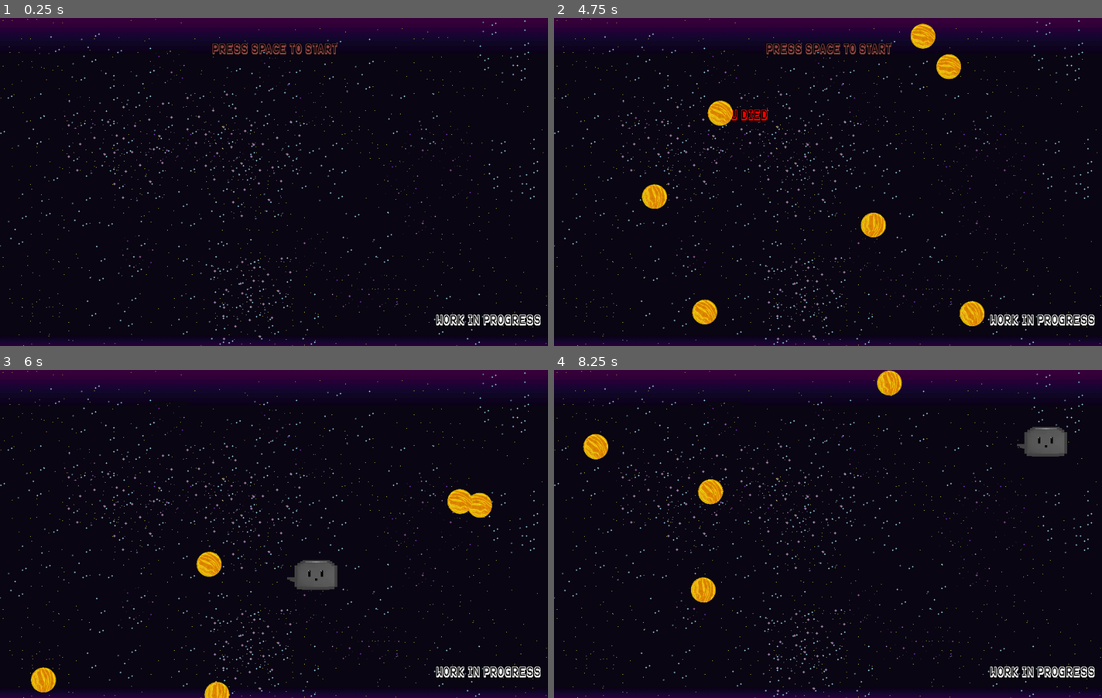
Above: before the commit, frames 1-4 (two rows, left to right).
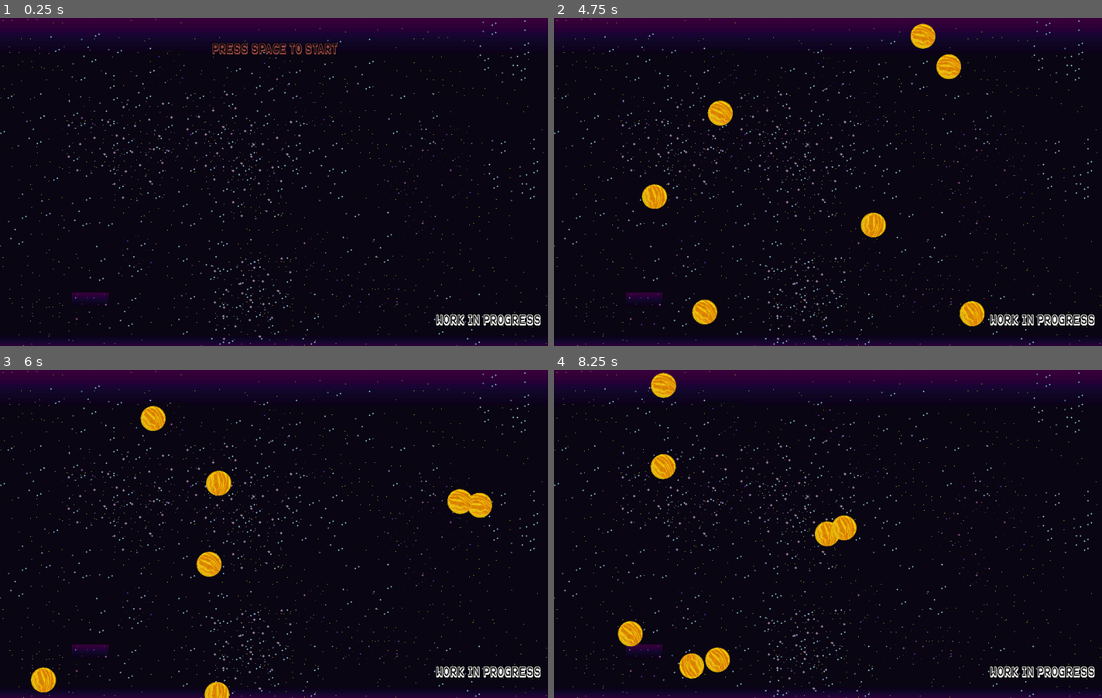
Above: after the commit, the same moments.

Repository: val-h/project-a
Game: Godot game, scene res://levels/test.tscn
The game is run twice, just before and just after one commit, with the same random seed, the same clock (stepped at 60 frames per second) and the same inputs.
Inputs:
- Up to frame 1 (0.25 s): no input
- Up to frame 2 (4.75 s): tap Space (start_game) at 0.5, 1.35, 2.85, 4.35 s; hold D (move_right) 0.53-1.28 s; hold Space (start_game) 0.53-1.28 s; hold S (move_down) 1.28-2.03 s; hold D (move_right) 2.03-2.78 s; hold Space (start_game) 2.03-2.78 s; hold W (move_up) 2.78-3.53 s; hold Space (start_game) 3.53-4.28 s; hold A (move_left) from 3.53 s (still down)
- Up to frame 3 (6 s): tap Space (start_game) at 5, 5.85 s; release A (move_left) at 5.03 s; hold S (move_down) 5.03-5.78 s; hold Space (start_game) 5.03-5.78 s; hold D (move_right) from 5.78 s (still down)
- Up to frame 4 (8.25 s): release D (move_right) at 6.53 s; hold W (move_up) 6.53-7.28 s; hold Space (start_game) 6.53-7.28 s; hold D (move_right) 7.28-8.03 s; tap Space (start_game) at 7.35 s; hold S (move_down) from 8.03 s (still down); hold Space (start_game) from 8.03 s (still down)

The runs differ from the first frame. In frame 1, 0.2% of the frame differs, in the area x 13-75%, y 9-94%; in frame 2, 0.9%; in frame 3, 1.4%; in frame 4, 3.9%, in the area x 5-94%, y 0-95%.

Commit message:
base for physics charecter only 20 min of work

Diff:
--- /dev/null
+++ b/Project A/Player-physics.gd
@@ -0,0 +1,38 @@
+extends KinematicBody2D
+
+var GRAVITY = 50
+var MAX_FALL_SPEED = 1000
+var JUMP_FORCE = 1000
+
+export var speed = 500
+var screen_size
+var sprite_size
+
+func _ready():
+	screen_size = get_viewport_rect().size
+	sprite_size = $Sprite.get_rect().size
+
+func _process(delta):
+	# Create the vector var and control the direction of the movements
+	var velocity = Vector2()
+	if Input.is_action_pressed("move_up"):
+		velocity.y -= 1
+	if Input.is_action_pressed("move_down"):
+		velocity.y += 1
+	if Input.is_action_pressed("move_left"):
+		velocity.x -= 1
+	if Input.is_action_pressed("move_right"):
+		velocity.x += 1
+
+	# Normalizing the diagonal movements
+	if velocity.length() > 0:
+		velocity = velocity.normalized() * speed
+
+	# Update the position of the player and set its limits
+	position += velocity * delta
+	position.x = clamp(position.x, 0 + sprite_size.x / 2, screen_size.x - sprite_size.x / 2)
+	position.y = clamp(position.y, 0 + sprite_size.y / 2, screen_size.y - sprite_size.y / 2)
+
+	# Change the sprite orientation when the user presses space
+	if velocity.x != 0:
+		$Sprite.flip_h = velocity.x < 0
--- /dev/null
+++ b/Project A/charecters/Physics test.tscn
@@ -0,0 +1,24 @@
+[gd_scene load_steps=3 format=2]
+
+[ext_resource path="res://levels/GroundBlock.tscn" type="PackedScene" id=1]
+[ext_resource path="res://charecters/Player-physics.tscn" type="PackedScene" id=2]
+
+[node name="Node2D" type="Node2D"]
+
+[node name="StaticBody2D" parent="." instance=ExtResource( 1 )]
+position = Vector2( 193.707, 456.033 )
+
+[node name="StaticBody2D2" parent="." instance=ExtResource( 1 )]
+position = Vector2( 253.272, 443.397 )
+
+[node name="StaticBody2D3" parent="." instance=ExtResource( 1 )]
+position = Vector2( 399.478, 390.15 )
+
+[node name="StaticBody2D4" parent="." instance=ExtResource( 1 )]
+position = Vector2( 554.708, 436.177 )
+
+[node name="StaticBody2D5" parent="." instance=ExtResource( 1 )]
+position = Vector2( 670.229, 397.37 )
+
+[node name="Player" parent="." instance=ExtResource( 2 )]
+position = Vector2( 402.185, 278.239 )
--- /dev/null
+++ b/Project A/charecters/Player-physics.tscn
@@ -0,0 +1,19 @@
+[gd_scene load_steps=4 format=2]
+
+[ext_resource path="res://Player-physics.gd" type="Script" id=1]
+[ext_resource path="res://art/charecters/toaster.png" type="Texture" id=2]
+
+[sub_resource type="CapsuleShape2D" id=1]
+radius = 26.7959
+height = 24.2771
+
+[node name="Player" type="KinematicBody2D"]
+script = ExtResource( 1 )
+
+[node name="Sprite" type="Sprite" parent="."]
+texture = ExtResource( 2 )
+
+[node name="CollisionShape2D" type="CollisionShape2D" parent="."]
+position = Vector2( 7, 0 )
+rotation = 1.5708
+shape = SubResource( 1 )
--- /dev/null
+++ b/Project A/charecters/Player.tscn
@@ -0,0 +1,25 @@
+[gd_scene load_steps=4 format=2]
+
+[ext_resource path="res://Scripts/Player.gd" type="Script" id=1]
+[ext_resource path="res://art/charecters/toaster.png" type="Texture" id=2]
+
+[sub_resource type="CapsuleShape2D" id=3]
+radius = 26.4096
+height = 24.9635
+
+[node name="Player" type="Area2D"]
+editor/display_folded = true
+position = Vector2( 480, 360 )
+script = ExtResource( 1 )
+__meta__ = {
+"_edit_group_": true
+}
+
+[node name="Sprite" type="Sprite" parent="."]
+texture = ExtResource( 2 )
+
+[node name="CollisionShape2D" type="CollisionShape2D" parent="."]
+position = Vector2( 7, 0 )
+rotation = 1.5708
+shape = SubResource( 3 )
+[connection signal="body_entered" from="." to="." method="_on_Player_body_entered"]
--- /dev/null
+++ b/Project A/levels/GroundBlock.tscn
@@ -0,0 +1,18 @@
+[gd_scene load_steps=3 format=2]
+
+[ext_resource path="res://art/textures/space/space texture1.png" type="Texture" id=1]
+
+[sub_resource type="RectangleShape2D" id=4]
+extents = Vector2( 32.4731, 31.2346 )
+
+[node name="StaticBody2D" type="StaticBody2D"]
+position = Vector2( 158.495, 514.405 )
+__meta__ = {
+"_edit_group_": true
+}
+
+[node name="CollisionShape2D" type="CollisionShape2D" parent="."]
+shape = SubResource( 4 )
+
+[node name="ground" type="Sprite" parent="."]
+texture = ExtResource( 1 )
--- a/Project A/levels/test.tscn
+++ b/Project A/levels/test.tscn
@@ -8,12 +8,12 @@
 [ext_resource path="res://stars_tileset.tres" type="TileSet" id=6]
 [ext_resource path="res://art/planet.png" type="Texture" id=7]
 [ext_resource path="res://WIP.tscn" type="PackedScene" id=8]
-[ext_resource path="res://Scripts/Player.gd" type="Script" id=9]
-[ext_resource path="res://art/charecters/toaster.png" type="Texture" id=10]
-[ext_resource path="res://fonts/karma_font.tres" type="DynamicFont" id=11]
-[ext_resource path="res://pause.gd" type="Script" id=12]
-[ext_resource path="res://sounds/background_music.ogg" type="AudioStream" id=13]
-[ext_resource path="res://sounds/oof_sound.wav" type="AudioStream" id=14]
+[ext_resource path="res://fonts/karma_font.tres" type="DynamicFont" id=9]
+[ext_resource path="res://pause.gd" type="Script" id=10]
+[ext_resource path="res://sounds/background_music.ogg" type="AudioStream" id=11]
+[ext_resource path="res://sounds/oof_sound.wav" type="AudioStream" id=12]
+[ext_resource path="res://levels/GroundBlock.tscn" type="PackedScene" id=13]
+[ext_resource path="res://charecters/Player.tscn" type="PackedScene" id=14]
 
 [sub_resource type="SpriteFrames" id=1]
 animations = [ {
@@ -28,15 +28,12 @@
 "points": PoolVector2Array( 0, 0, 0, 0, 0.266373, 0.091217, 0, 0, 0, 0, 0, 0, 0, 0, 0, 0, 960, 0 )
 }
 
-[sub_resource type="CapsuleShape2D" id=3]
-radius = 26.4096
-height = 24.9635
-
 [node name="Main" type="Node"]
 script = ExtResource( 1 )
 Mob = ExtResource( 2 )
 
 [node name="Background" type="Node2D" parent="."]
+editor/display_folded = true
 
 [node name="Space" type="TileMap" parent="Background"]
 tile_set = ExtResource( 3 )
@@ -46,31 +43,30 @@
 [node name="SparklingStars" type="AnimatedSprite" parent="Background"]
 position = Vector2( 296.425, 87.252 )
 frames = SubResource( 1 )
+frame = 1
 playing = true
 
 [node name="SparklingStars2" type="AnimatedSprite" parent="Background"]
 position = Vector2( 138.639, 166.685 )
 frames = SubResource( 1 )
-frame = 1
 speed_scale = 0.7
 playing = true
 
 [node name="SparklingStars3" type="AnimatedSprite" parent="Background"]
 position = Vector2( 480.688, 99.14 )
 frames = SubResource( 1 )
-frame = 1
 speed_scale = 0.8
 playing = true
 
 [node name="SparklingStars4" type="AnimatedSprite" parent="Background"]
 position = Vector2( 241.293, 410.694 )
 frames = SubResource( 1 )
+frame = 1
 playing = true
 
 [node name="SparklingStars5" type="AnimatedSprite" parent="Background"]
 position = Vector2( 705.138, 280.582 )
 frames = SubResource( 1 )
-frame = 1
 playing = true
 
 [node name="Stars" type="TileMap" parent="Background"]
@@ -96,33 +92,19 @@
 position = Vector2( 480, 360 )
 
 [node name="MobSpawner" type="Path2D" parent="."]
+editor/display_folded = true
 curve = SubResource( 2 )
 
 [node name="MobLocation" type="PathFollow2D" parent="MobSpawner"]
 position = Vector2( 0.266373, 0.091217 )
 rotation = -0.0196751
 
-[node name="Player" type="Area2D" parent="."]
-position = Vector2( 480, 360 )
-script = ExtResource( 9 )
-__meta__ = {
-"_edit_group_": true
-}
-
-[node name="Sprite" type="Sprite" parent="Player"]
-texture = ExtResource( 10 )
-
-[node name="CollisionShape2D" type="CollisionShape2D" parent="Player"]
-position = Vector2( 7, 0 )
-rotation = 1.5708
-shape = SubResource( 3 )
-
 [node name="GameOver" type="Label" parent="."]
 margin_left = 980.6
 margin_top = 168.614
 margin_right = 1092.6
 margin_bottom = 207.614
-custom_fonts/font = ExtResource( 11 )
+custom_fonts/font = ExtResource( 9 )
 custom_colors/font_color = Color( 1, 0, 0, 1 )
 text = "you died"
 align = 1
@@ -148,15 +130,17 @@
 margin_right = 575.0
 margin_bottom = 309.265
 text = "paused"
-script = ExtResource( 12 )
+script = ExtResource( 10 )
 
 [node name="BackgroundMusic" type="AudioStreamPlayer" parent="."]
 pause_mode = 2
-stream = ExtResource( 13 )
+stream = ExtResource( 11 )
 
 [node name="DeathSound" type="AudioStreamPlayer" parent="."]
-stream = ExtResource( 14 )
+stream = ExtResource( 12 )
+
+[node name="StaticBody2D" parent="." instance=ExtResource( 13 )]
+
+[node name="Player" parent="." instance=ExtResource( 14 )]
 [connection signal="playing" from="." to="Pause" method="_on_Main_playing"]
 [connection signal="timeout" from="MobTimer" to="." method="_on_MobTimer_timeout"]
-[connection signal="body_entered" from="Player" to="Player" method="_on_Player_body_entered"]
-[connection signal="hit" from="Player" to="." method="_game_over"]
Not shown: 2 places in Project A/levels/test.tscn that only renumber resources
